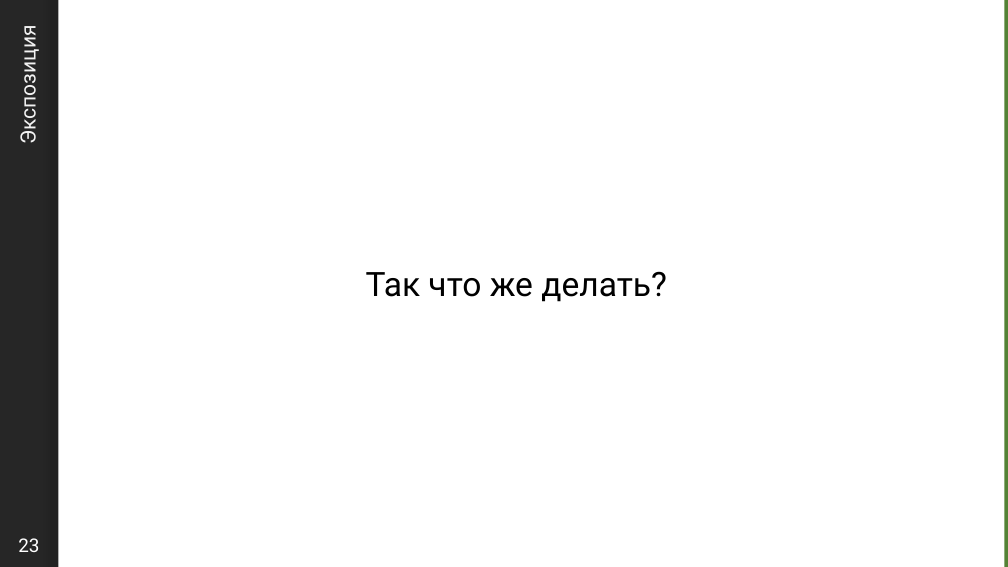
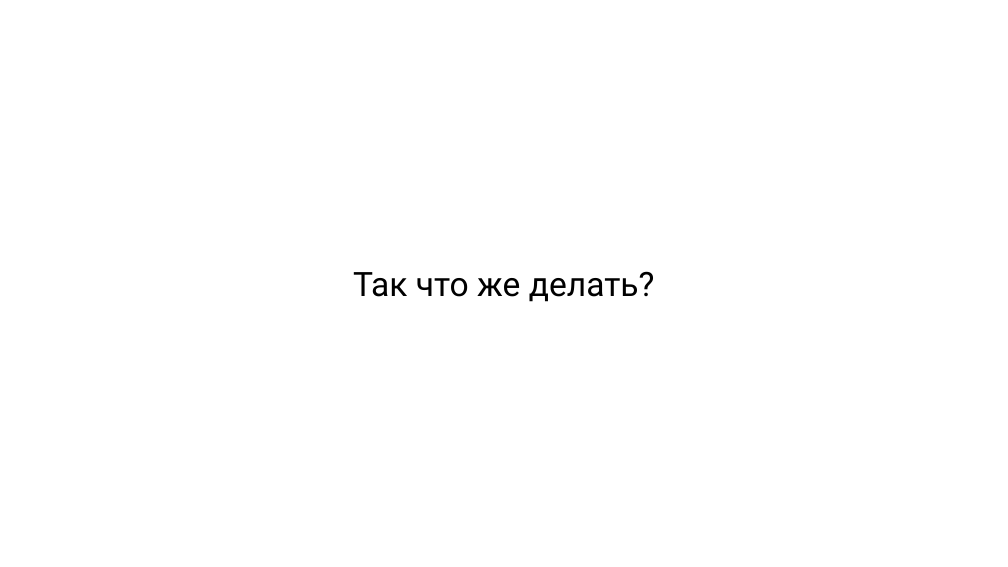
Before and after one commit to sidristij/dotnext-online-2021, a slide deck: slide 10 of 00-dotnext-threadpool.pptx (slide 23 before the commit). Drawn at 1008x567 pixels with LibreOffice and Linux fonts; fonts in the diff are those of the drawing; background and template pictures are left out. Boxes give left, top, right and bottom in pixels: in the first picture for what was removed or moved away, otherwise in the second. Text is boxed around its words. In the diff, an @@ line names an element or a change of style, - is before the commit and + after.

```diff
--- a/00-dotnext-threadpool.pptx
+++ b/00-dotnext-threadpool.pptx
@@ rectangle: place and size @@
-rectangle at (58,0,1008,567)
+rectangle at (0,0,1008,567)
@@ rectangle removed at (0,0,1008,567) @@
@@ title removed at (14,37,42,141) @@
-Экспозиция
@@ text "Так что же делать?": place and size @@
-text "Так что же делать?" at (366,271,667,302)
+text "Так что же делать?" at (353,271,655,302)
@@ text "Так что же делать?" at (353,271,655,302): vertical alignment top to middle @@
@@ page number at (18,538,39,552): text changed @@
-23
+10
```
Also in this commit, not shown: 3 other slides changed, 13 slides added, 22 slides removed.
